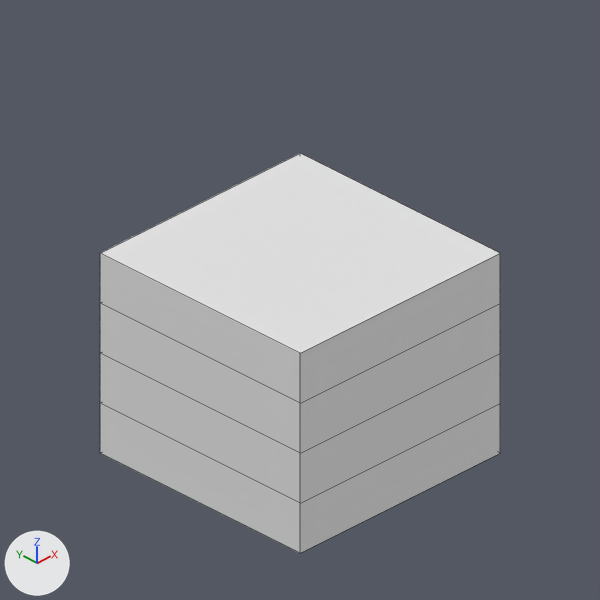
Before and after pictures for a commit that changed the Blender file rct2/scenery/WallsAndRoofs/WALLCB8_Wall/WALLCB8_V001.blend.
Both versions are drawn from the file's camera 'Camera'. The lights are fixed; the arrows at lower left show +X, +Y and +Z. Mesh edges are drawn as thin lines. The same objects are shown in both versions, whatever each file hides.
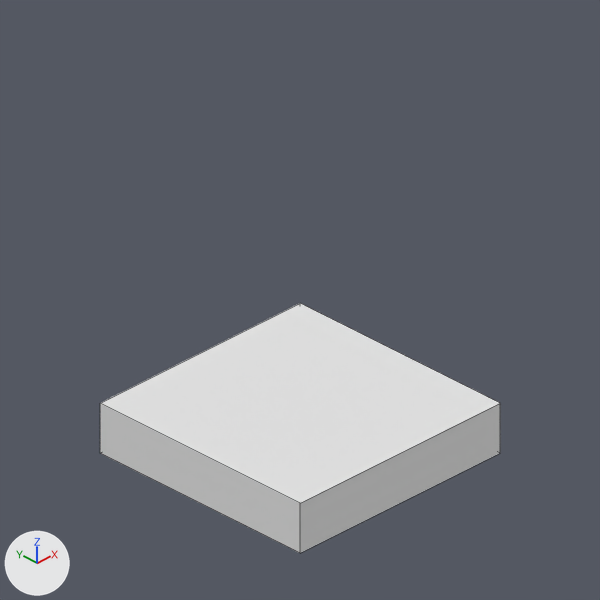
Pixel boxes [x1, y1, x2, y2] of what changed, in the pictures (600 x 600 px):
```json
{"object": "Cube.001", "change": "modifiers changed", "before": [100, 153, 500, 553], "after": [100, 303, 500, 553], "on screen": "37% shorter"}
```

The change, as JSON lines over the scene's bpy script:
```json
{"block": "ob_cube_001", "where": "_m = ob_cube_001.modifiers.new('Array', 'ARRAY')"}
{"op": "set", "path": "_m.count", "old": "4", "new": "1"}
```
